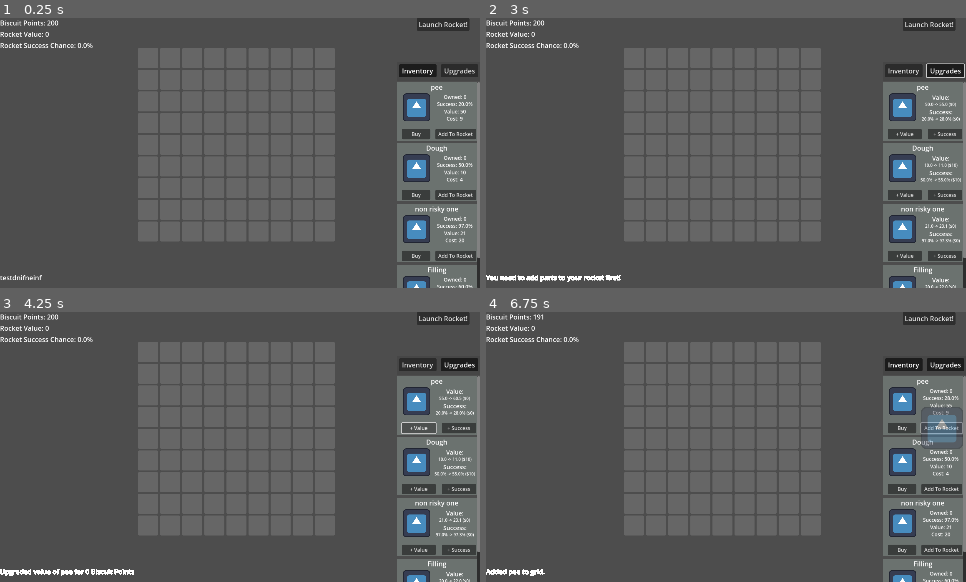
Above: before the commit, frames 1-4 (two rows, left to right).
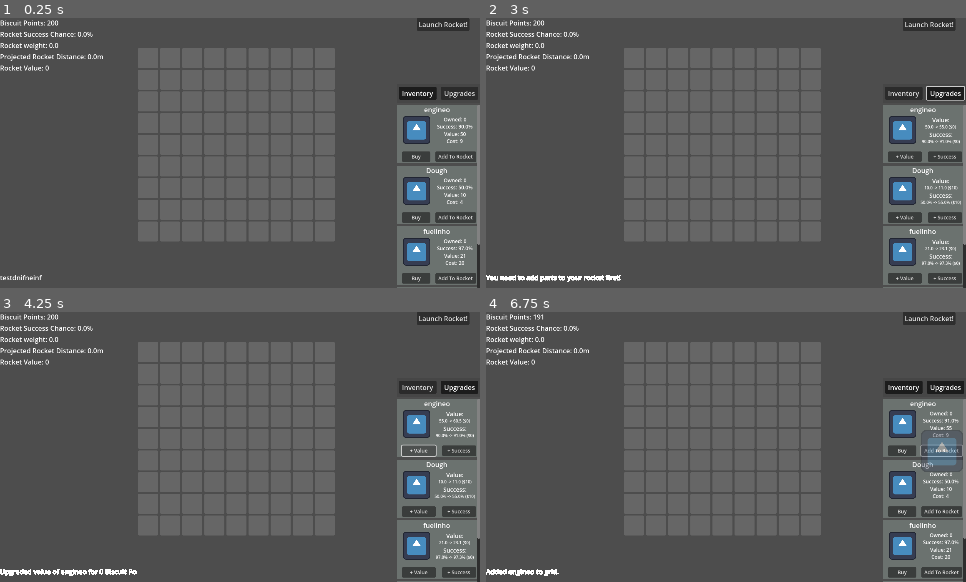
Above: after the commit, the same moments.

Repository: A-coder152/Build-a-Biscship-public
Game: Godot game, scene res://main.tscn
Two runs of this game, one before a commit and one after it. Both use one fixed random seed, a clock stepped at 60 frames per second and the inputs below. The engine's default icon, where the game draws it, is replaced by a stand-in: a white triangle on a blue panel in a dark square.
Inputs:
- Up to frame 1 (0.25 s): no input
- Up to frame 2 (3 s): click "Launch Rocket!" at 0.5 s; click "Launch Rocket!" at 1.25 s; click "Inventory" at 2 s; click "Upgrades" at 2.75 s
- Up to frame 3 (4.25 s): click "+ Value" at 3.5 s
- Up to frame 4 (6.75 s): click "+ Success" at 4.25 s; click "Inventory" at 5 s; click "Buy" at 5.75 s; click "Add To Rocket" at 6.5 s

The runs differ from the first frame. In frame 1, 8.6% of the frame differs, in the area x 0-100%, y 5-100%; in frame 2, 8.9%; in frame 3, 8.9%; in frame 4, 9.1%.

Commit message:
rocket science

Diff:
--- a/Resources/Dough.tres
+++ b/Resources/Dough.tres
@@ -5,10 +5,10 @@
 
 [resource]
 script = ExtResource("1_1txxf")
-part_name = "pee"
+part_name = "engineo"
 image = ExtResource("1_gpogw")
 owned = 0
-success = 0.2
+success = 0.9
 value = 50
 cost = 9
 value_upgrade_cost = 0
@@ -16,5 +16,6 @@
 locked = false
 blocks = Vector2(2, 2)
 type = 0
-weight = 3
+weight = 5
+special = 20.0
 metadata/_custom_type_script = "uid://bfqm5t7ekjk02"
--- a/Resources/non_risky.tres
+++ b/Resources/non_risky.tres
@@ -5,7 +5,7 @@
 
 [resource]
 script = ExtResource("2_w21wr")
-part_name = "non risky one"
+part_name = "fuelinho"
 image = ExtResource("1_4ngou")
 owned = 0
 success = 0.97
@@ -16,5 +16,6 @@
 locked = false
 blocks = Vector2(1, 1)
 type = 1
-weight = 30
+weight = 3
+special = 5.0
 metadata/_custom_type_script = "uid://bfqm5t7ekjk02"
--- a/Resources/parts_resource.gd
+++ b/Resources/parts_resource.gd
@@ -13,3 +13,4 @@
 @export var blocks: Vector2
 @export var type: TYPE
 @export var weight: int
+@export var special: float
--- a/main.gd
+++ b/main.gd
@@ -22,8 +22,8 @@
 var rocket_value = 0
 var rocket_cost = 0
 var rocket_success_chance = 0.0
-var rocket_total_value = 0
-var rocket_total_probability = 0
+var rocket_mass = 0.0
+var rocket_distance = 0.0
 
 #Placement variables
 @onready var grid: GridContainer = $grid
@@ -45,6 +45,8 @@
 @onready var points_label = $UI/VBoxContainer/PointsLabel
 @onready var rocket_value_label = $UI/VBoxContainer/ValueLabel
 @onready var fail_chance_label = $UI/VBoxContainer/FailureChanceLabel
+@onready var weight_label = $UI/VBoxContainer/WeightLabel
+@onready var distance_label = $UI/VBoxContainer/DistanceLabel
 @onready var launch_button = $UI/LaunchButton
 @onready var message_log = $UI/MessageLog
 @onready var items_container = $UI/VBoxContainer/HBoxContainer/VBoxContainer/ScrollContainer/ItemsContainer
@@ -75,6 +77,8 @@
 	points_label.text = "Biscuit Points: %s" % biscuit_points
 	rocket_value_label.text = "Rocket Value: %s" % rocket_value
 	fail_chance_label.text = "Rocket Success Chance: %s%%" % (round(rocket_success_chance * 100))
+	distance_label.text = "Projected Rocket Distance: %s" % str(round(rocket_distance * 100) / 100.) + "m"
+	weight_label.text = "Rocket weight: %s" % str(rocket_mass)
 	update_items_container()
 
 func add_part_to_grid(part):
@@ -87,6 +91,10 @@
 	# General function to add a part, update cost and failure chance
 
 func update_rocket_values():
+	# doing rocket science in one night for a jam game is crazy
+	rocket_mass = 0.0
+	rocket_distance = 0.0
+	rocket_value = 0.0
 	var main_build = builds[0]
 	if len(builds) > 1:
 		for build in builds:
@@ -95,6 +103,8 @@
 	var engines = []
 	var fuels = []
 	for part in main_build:
+		rocket_mass += part.item.weight
+		rocket_value += part.item.value
 		if part.item.type == part.item.TYPE.ENGINE:
 			engines.append(part)
 		elif part.item.type == part.item.TYPE.FUEL:
@@ -103,37 +113,53 @@
 		rocket_success_chance = 0
 	else:
 		rocket_success_chance = 1
+		var engines_thrust = 0
+		var fuel_on_rocket = 0
 		for part in engines:
 			rocket_success_chance *= part.item.success
+			engines_thrust += part.item.special
 		for part in fuels:
 			rocket_success_chance *= part.item.success
+			fuel_on_rocket += part.item.special
 
 		var build_size = build_sizes[builds.find(main_build)]
 		var rocket_center = Vector2((build_size[0].x + build_size[0].y) / 2.0, (build_size[1].x + build_size[1].y) / 2.0)
 
-		var total_rocket_mass = 0.
 		var rocket_center_tracker = Vector2.ZERO
 		for part in main_build:
 			var part_center_x = (part.cells_covered[0].get_index() % grid.width + part.cells_covered[-1].get_index() % grid.width) / 2.0
 			var part_center_y = (part.cells_covered[0].get_index() / grid.width + part.cells_covered[-1].get_index() / grid.width) / 2.0
 			rocket_center_tracker += Vector2(part_center_x, part_center_y) * part.item.weight
-			total_rocket_mass += part.item.weight
-		rocket_center_tracker /= total_rocket_mass
-		print(rocket_center_tracker, " sigma ", rocket_center)
-
-		var rocket_radius = rocket_center - Vector2(build_size[0].x, build_size[1].x)
-		var off_centerism = abs(rocket_center_tracker.x - rocket_center.x)
-		var cooked_by_mass_x = 1 - (off_centerism / rocket_radius.x)
-		rocket_success_chance *= cooked_by_mass_x
-
-		var highest_stable_y = (build_size[1].x * 2. + build_size[1].y * 3.) / 5.
-		var lowest_stable_y = (build_size[1].x + build_size[1].y * 4.) / 5.
-		var cooked_by_mass_y = 1
-		if rocket_center_tracker.y < highest_stable_y:
-			cooked_by_mass_y = 0.5 * ((rocket_center_tracker.y - build_size[1].x) / (highest_stable_y - build_size[1].x))
-		if rocket_center_tracker.y > lowest_stable_y:
-			cooked_by_mass_y = ((build_size[1].y - rocket_center_tracker) / (build_size[1].y - lowest_stable_y))
-		rocket_success_chance *= cooked_by_mass_y
+		rocket_center_tracker /= rocket_mass
+
+		if engines_thrust < rocket_mass:
+			rocket_success_chance = 0
+		else:
+
+			var rocket_radius = rocket_center - Vector2(build_size[0].x, build_size[1].x)
+			var off_centerism = abs(rocket_center_tracker.x - rocket_center.x)
+			var cooked_by_mass_x = 1 - (off_centerism / rocket_radius.x)
+			rocket_success_chance *= cooked_by_mass_x
+
+			var highest_stable_y = (build_size[1].x * 2. + build_size[1].y * 3.) / 5.
+			var lowest_stable_y = (build_size[1].x + build_size[1].y * 4.) / 5.
+			var cooked_by_mass_y = 1
+			if rocket_center_tracker.y < highest_stable_y:
+				cooked_by_mass_y = 0.5 * ((rocket_center_tracker.y - build_size[1].x) / (highest_stable_y - build_size[1].x))
+			if rocket_center_tracker.y > lowest_stable_y:
+				cooked_by_mass_y = ((build_size[1].y - rocket_center_tracker) / (build_size[1].y - lowest_stable_y))
+			rocket_success_chance *= cooked_by_mass_y
+
+			if engines_thrust > rocket_mass * 2:
+				rocket_success_chance *= max(0, (4 - engines_thrust / rocket_mass) / 2.)
+
+			if rocket_success_chance > 0:
+				const FUEL_DIST_MULT = 10.
+				const DRAG_DIST_MULT = 1
+				print(fuel_on_rocket, " b ", engines_thrust)
+				rocket_distance = (fuel_on_rocket / engines_thrust) * ((engines_thrust / rocket_mass) - 1) * FUEL_DIST_MULT
+				rocket_distance -= (build_size[0].y - build_size[0].x + 1) * DRAG_DIST_MULT
+				rocket_distance = max(0, rocket_distance)
 
 	#rocket_parts.append(part)
 	#if rocket_success_chance:
@@ -148,14 +174,15 @@
 	update_ui()
 
 func _on_launch_button_pressed():
-	if rocket_parts.size() == 0:
+	if builds.size() == 0:
 		message_log.new_message("You need to add parts to your rocket first!")
 		return
 
 		# Generate a random number between 0 and 1. If it's greater than the failure chance, the launch succeeds.
 	if randf() < rocket_success_chance:
 		# Launch Success!
-		var total_points = rocket_value
+		const DIST_POINTS_MULT = 20
+		var total_points = round((rocket_distance * DIST_POINTS_MULT * randf_range(0.8, 1.2) + rocket_value) * 100) / 100.
 
 		biscuit_points += total_points
 		message_log.new_message("Launch SUCCESS! Your rocket reached space and you earned %s Biscuit Points!" % total_points)
@@ -165,17 +192,18 @@
 
 	# Reset rocket for the next launch
 	rocket_parts.clear()
-	for obj in parts_obj:
-		obj.queue_free()
+	for obje in parts_obj:
+		obje.queue_free()
 	for child: Control in grid.get_children():
 		child.full = false
 	parts_obj = []
 	builds = []
+	build_sizes = []
 	rocket_value = 0
 	rocket_cost = 0
 	rocket_success_chance = 0.0
-	rocket_total_value = 0
-	rocket_total_probability = 0
+	rocket_distance = 0.0
+	rocket_mass = 0.0
 
 	update_ui()
 
--- a/main.tscn
+++ b/main.tscn
@@ -31,21 +31,21 @@
 layout_mode = 2
 text = "Biscuit Points: 0"
 
-[node name="ValueLabel" type="Label" parent="UI/VBoxContainer"]
-layout_mode = 2
-text = "Rocket value/cost: 0"
-
 [node name="FailureChanceLabel" type="Label" parent="UI/VBoxContainer"]
 layout_mode = 2
 text = "Rocket Failure Chance: 1000%"
 
-[node name="Button" type="Button" parent="UI/VBoxContainer/FailureChanceLabel"]
-visible = false
-layout_mode = 0
-offset_left = 400.0
-offset_right = 408.0
-offset_bottom = 8.0
-text = "Build!"
+[node name="WeightLabel" type="Label" parent="UI/VBoxContainer"]
+layout_mode = 2
+text = "Rocket Failure Chance: 1000%"
+
+[node name="DistanceLabel" type="Label" parent="UI/VBoxContainer"]
+layout_mode = 2
+text = "Rocket Failure Chance: 1000%"
+
+[node name="ValueLabel" type="Label" parent="UI/VBoxContainer"]
+layout_mode = 2
+text = "Rocket value/cost: 0"
 
 [node name="Control" type="Control" parent="UI/VBoxContainer"]
 custom_minimum_size = Vector2(0, 20)
